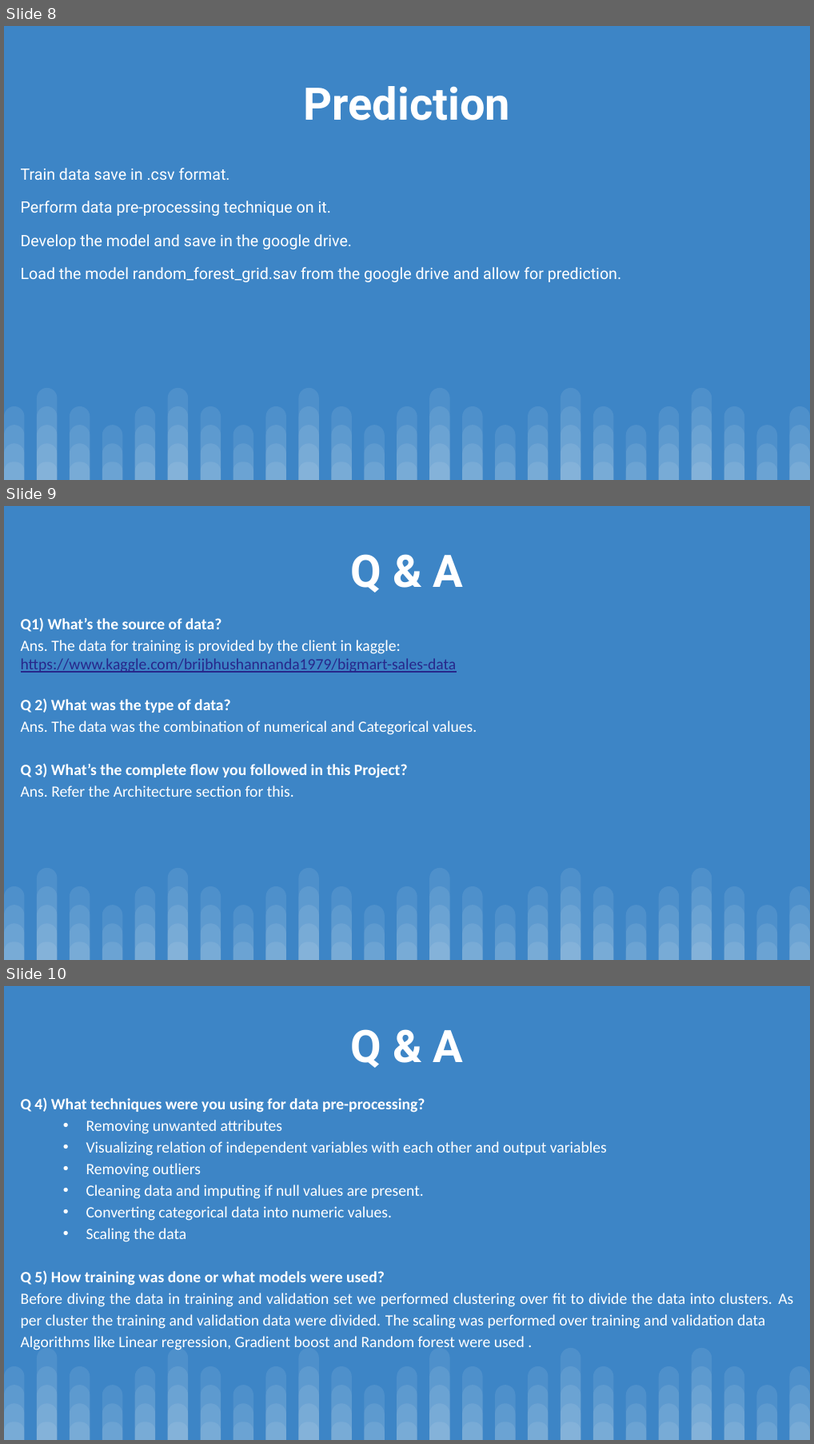
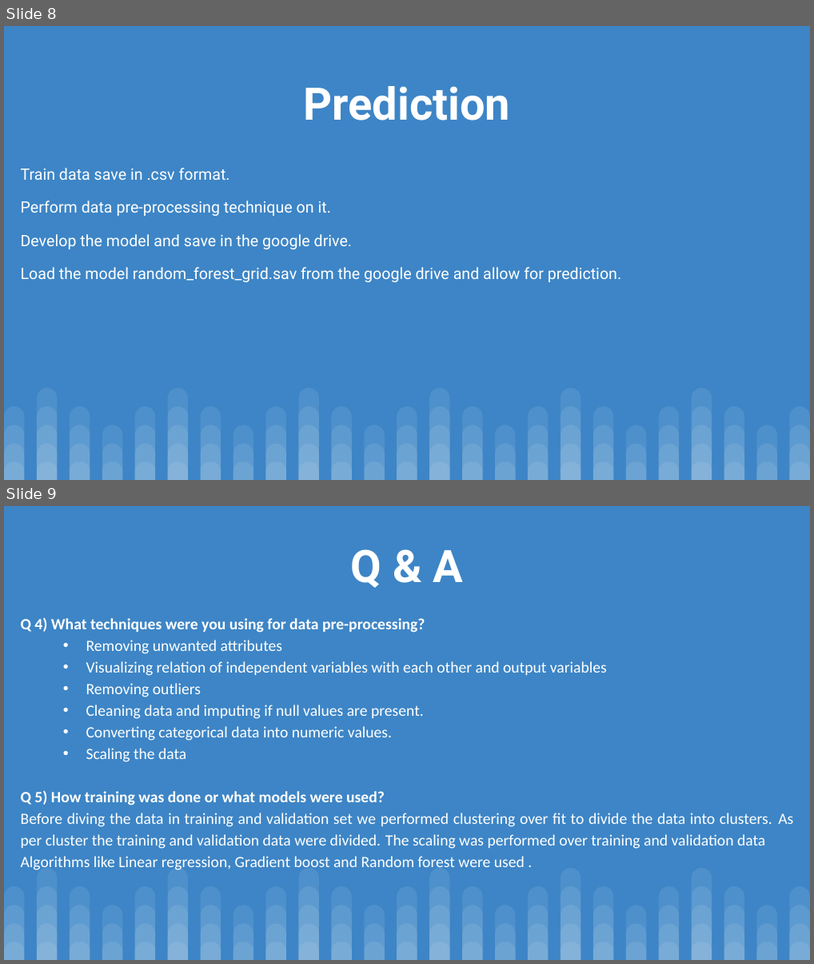
Before and after one commit to siddhant54425/Stores-Sales-Prediction, a slide deck: Detail Project Report.pptx. Shown one above the other, each under a label of ours: slides 8, 9 and 10 before the commit, slides 8 and 9 after it. The pictures are 814x1444 and 814x964 pixels, drawn with LibreOffice and Linux fonts; fonts in the diff are those of the drawing. Boxes give left, top, right and bottom in pixels: in the first picture for what was removed or moved away, otherwise in the second. Text is boxed around its words. In the diff, an @@ line names an element or a change of style, - is before the commit and + after.

```diff
--- a/Detail Project Report.pptx
+++ b/Detail Project Report.pptx
@@ slide 9 removed at bbox=[4, 506, 810, 960], background #3D85C6; not listed: 100 template elements that a slide beside it also shows @@
@@ title removed at bbox=[351, 554, 464, 592] @@
-Q & A
@@ text removed at bbox=[21, 618, 477, 796] @@
-Q1) What’s the source of data?
-Ans. The data for training is provided by the client in kaggle:
-https://www.kaggle.com/brijbhushannanda1979/bigmart-sales-data
-Q 2) What was the type of data?
-Ans. The data was the combination of numerical and Categorical values.
-Q 3) What’s the complete flow you followed in this Project?
-Ans. Refer the Architecture section for this.
@@ what was slide 10 is now slide 9 @@
```
Also in this commit, not shown: 1 other slide removed, 4 other files.
